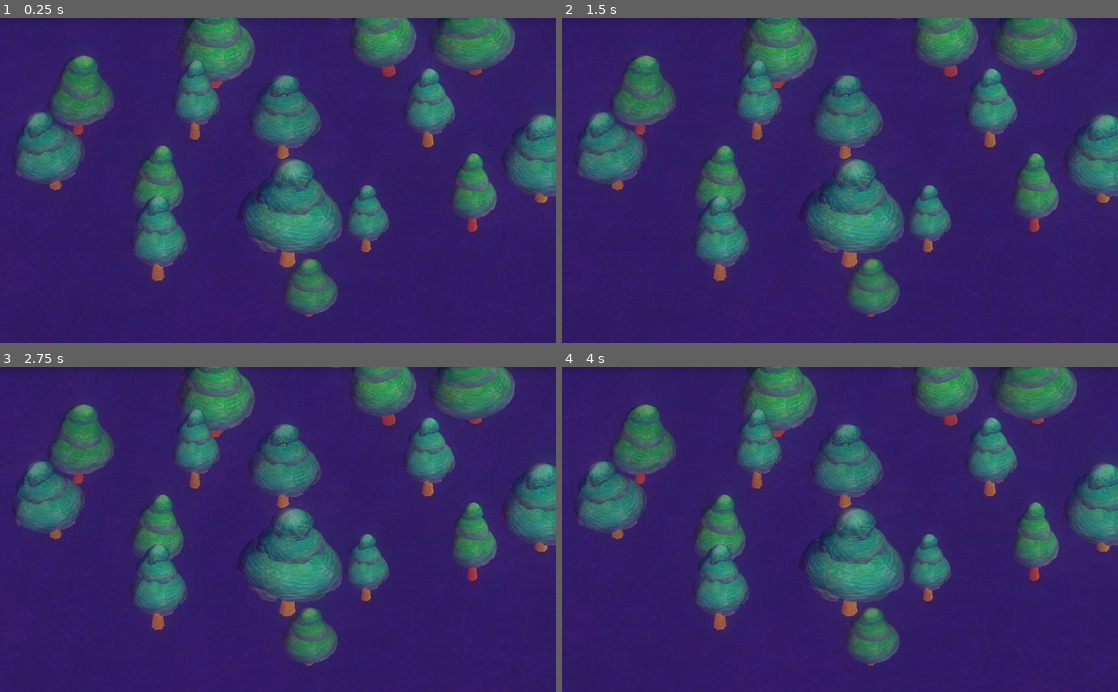
Above: before the commit, frames 1-4 (two rows, left to right).
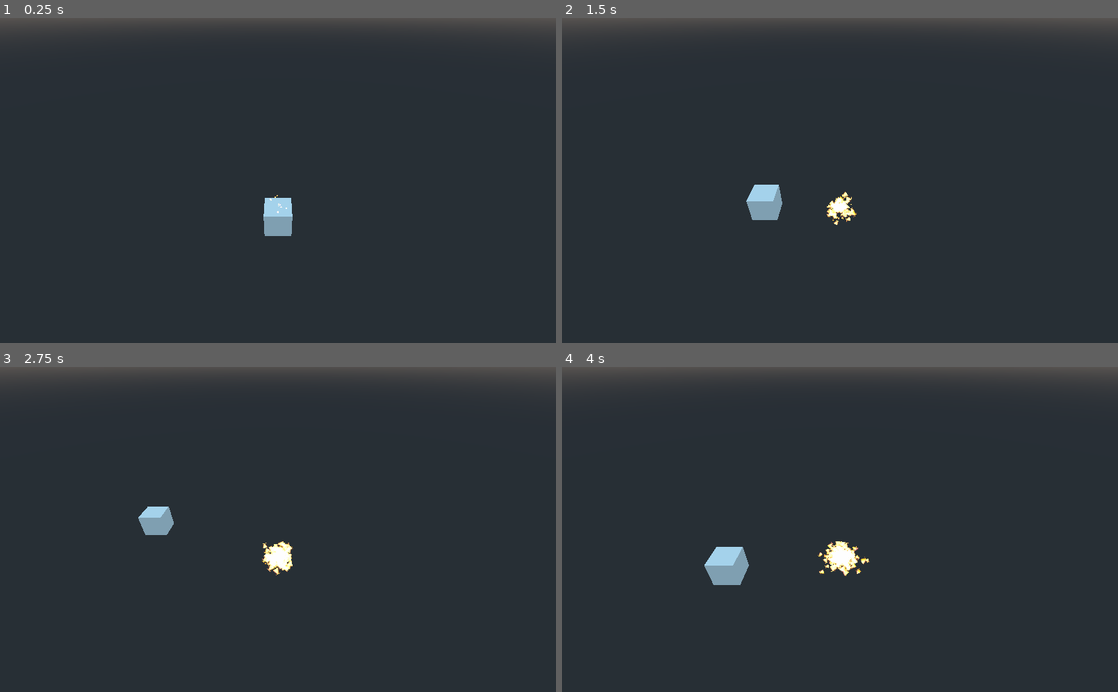
Above: after the commit, the same moments.

Repository: CROmartin/MiniJam70
Game: Godot game, scene res://Scenes-Martin/main.tscn
The game is run twice, just before and just after one commit, with the same random seed, the same clock (stepped at 60 frames per second) and the same inputs.
Inputs:
- Up to frame 1 (0.25 s): no input
- Up to frame 2 (1.5 s): tap Enter at 0.5 s; hold D (right, bound only after the commit) 0.53-1.28 s; hold S (down, bound only after the commit) from 1.28 s (still down)
- Up to frame 3 (2.75 s): release S (down, bound only after the commit) at 2.03 s; hold D (right, bound only after the commit) from 2.03 s (still down)
- Up to frame 4 (4 s): release D (right, bound only after the commit) at 2.78 s; hold W (up, bound only after the commit) 2.78-3.53 s; hold A (left, bound only after the commit) from 3.53 s (still down)

The runs differ from the first frame. In frame 1, 99% of the frame differs, in the area x 0-100%, y 0-100%; in frame 2, 99%; in frame 3, 99%; in frame 4, 99%.

Commit message:
Player movement and particle sheme

Diff:
--- /dev/null
+++ b/Scenes-Martin/Player.tscn
@@ -0,0 +1,70 @@
+[gd_scene load_steps=11 format=2]
+
+[ext_resource path="res://Scenes-Martin/triangle.png" type="Texture" id=1]
+[ext_resource path="res://Scenes-Martin/Scripts-Martin/Player.gd" type="Script" id=2]
+
+[sub_resource type="Curve" id=1]
+_data = [ Vector2( 0.0126582, 0.190909 ), 0.0, 0.0, 0, 0, Vector2( 0.303797, 0.845455 ), 0.0, 0.0, 0, 0, Vector2( 0.772152, 0.5 ), 0.0, 0.0, 0, 0, Vector2( 1, 1 ), 0.0, 0.0, 0, 0 ]
+
+[sub_resource type="CurveTexture" id=2]
+curve = SubResource( 1 )
+
+[sub_resource type="Gradient" id=3]
+offsets = PoolRealArray( 0, 0.503704, 1 )
+colors = PoolColorArray( 0.596078, 0.305882, 0.00392157, 1, 0.776471, 0.290196, 0, 1, 1, 0.203922, 0.203922, 1 )
+
+[sub_resource type="GradientTexture" id=4]
+gradient = SubResource( 3 )
+
+[sub_resource type="ParticlesMaterial" id=5]
+trail_divisor = 10
+trail_color_modifier = SubResource( 4 )
+emission_shape = 1
+emission_sphere_radius = 1.0
+direction = Vector3( 0, 1, 0 )
+spread = 5.0
+gravity = Vector3( 0, 0, 0 )
+angular_velocity = 200.0
+angular_velocity_random = 1.0
+linear_accel = 0.2
+radial_accel = -80.0
+radial_accel_random = 1.0
+tangential_accel = 5.0
+tangential_accel_random = 1.0
+damping = 10.0
+damping_random = 1.0
+scale = 0.5
+scale_curve = SubResource( 2 )
+
+[sub_resource type="SpatialMaterial" id=6]
+flags_unshaded = true
+vertex_color_use_as_albedo = true
+params_blend_mode = 1
+params_billboard_mode = 3
+particles_anim_h_frames = 1
+particles_anim_v_frames = 1
+particles_anim_loop = false
+albedo_texture = ExtResource( 1 )
+
+[sub_resource type="QuadMesh" id=7]
+material = SubResource( 6 )
+
+[sub_resource type="BoxShape" id=8]
+
+[node name="Player" type="KinematicBody"]
+script = ExtResource( 2 )
+
+[node name="Particles" type="Particles" parent="."]
+transform = Transform( 1, 0, 0, 0, 1, 0, 0, 0, 1, 0, 0.850608, 0 )
+amount = 5000
+lifetime = 5.0
+process_material = SubResource( 5 )
+draw_pass_1 = SubResource( 7 )
+
+[node name="CollisionShape" type="CollisionShape" parent="."]
+transform = Transform( 1, 0, 0, 0, 1, 0, 0, 0, 1, 0, 0.980684, 0 )
+shape = SubResource( 8 )
+
+[node name="Camera" type="Camera" parent="."]
+transform = Transform( 1, 0, 0, 0, 0.806507, 0.591225, 0, -0.591225, 0.806507, 0, 12.5122, 12.4886 )
+current = true
--- /dev/null
+++ b/Scenes-Martin/Scripts-Martin/Player.gd
@@ -0,0 +1,33 @@
+extends KinematicBody
+
+var move_speed = 8;
+
+# Declare member variables here. Examples:
+# var a = 2
+# var b = "text"
+
+
+# Called when the node enters the scene tree for the first time.
+func _ready():
+	pass # Replace with function body.
+
+
+# Called every frame. 'delta' is the elapsed time since the previous frame.
+#func _process(delta):
+#	pass
+
+func _physics_process(delta):
+	var posToMove = Vector3(0,0,0);
+	if Input.is_action_pressed("up"):
+		posToMove.z = -1;
+		move_and_collide(posToMove * move_speed * delta);
+	if Input.is_action_pressed("down"):
+		posToMove.z = 1;
+		move_and_collide(posToMove * move_speed * delta);
+
+	if Input.is_action_pressed("right"):
+		posToMove.x = 1;
+		move_and_collide(posToMove * move_speed * delta);
+	if Input.is_action_pressed("left"):
+		posToMove.x = -1;
+		move_and_collide(posToMove * move_speed * delta);
--- a/Scenes-Martin/main.tscn
+++ b/Scenes-Martin/main.tscn
@@ -1,7 +1,13 @@
-[gd_scene load_steps=2 format=2]
+[gd_scene load_steps=3 format=2]
 
-[ext_resource path="res://Scenes-Jordan/TreeScene.tscn" type="PackedScene" id=1]
+[ext_resource path="res://Scenes-Martin/Player.tscn" type="PackedScene" id=1]
+
+[sub_resource type="CubeMesh" id=1]
 
 [node name="main" type="Spatial"]
 
-[node name="Spatial" parent="." instance=ExtResource( 1 )]
+[node name="Player" parent="." instance=ExtResource( 1 )]
+
+[node name="MeshInstance" type="MeshInstance" parent="."]
+mesh = SubResource( 1 )
+material/0 = null
--- a/project.godot
+++ b/project.godot
@@ -19,6 +19,33 @@
 run/main_scene="res://Scenes-Martin/main.tscn"
 config/icon="res://icon.png"
 
+[input]
+
+up={
+"deadzone": 0.5,
+"events": [ Object(InputEventKey,"resource_local_to_scene":false,"resource_name":"","device":0,"alt":false,"shift":false,"control":false,"meta":false,"command":false,"pressed":false,"scancode":87,"unicode":0,"echo":false,"script":null)
+, Object(InputEventKey,"resource_local_to_scene":false,"resource_name":"","device":0,"alt":false,"shift":false,"control":false,"meta":false,"command":false,"pressed":false,"scancode":16777232,"unicode":0,"echo":false,"script":null)
+ ]
+}
+down={
+"deadzone": 0.5,
+"events": [ Object(InputEventKey,"resource_local_to_scene":false,"resource_name":"","device":0,"alt":false,"shift":false,"control":false,"meta":false,"command":false,"pressed":false,"scancode":83,"unicode":0,"echo":false,"script":null)
+, Object(InputEventKey,"resource_local_to_scene":false,"resource_name":"","device":0,"alt":false,"shift":false,"control":false,"meta":false,"command":false,"pressed":false,"scancode":16777234,"unicode":0,"echo":false,"script":null)
+ ]
+}
+left={
+"deadzone": 0.5,
+"events": [ Object(InputEventKey,"resource_local_to_scene":false,"resource_name":"","device":0,"alt":false,"shift":false,"control":false,"meta":false,"command":false,"pressed":false,"scancode":65,"unicode":0,"echo":false,"script":null)
+, Object(InputEventKey,"resource_local_to_scene":false,"resource_name":"","device":0,"alt":false,"shift":false,"control":false,"meta":false,"command":false,"pressed":false,"scancode":16777231,"unicode":0,"echo":false,"script":null)
+ ]
+}
+right={
+"deadzone": 0.5,
+"events": [ Object(InputEventKey,"resource_local_to_scene":false,"resource_name":"","device":0,"alt":false,"shift":false,"control":false,"meta":false,"command":false,"pressed":false,"scancode":68,"unicode":0,"echo":false,"script":null)
+, Object(InputEventKey,"resource_local_to_scene":false,"resource_name":"","device":0,"alt":false,"shift":false,"control":false,"meta":false,"command":false,"pressed":false,"scancode":16777233,"unicode":0,"echo":false,"script":null)
+ ]
+}
+
 [rendering]
 
 environment/default_environment="res://default_env.tres"
Binary file added: Scenes-Martin/triangle.png
Not shown, added: Scenes-Martin/triangle.png.import
Binary file removed: Scenes-Martin/trinagle.png
Not shown, removed: Scenes-Martin/trinagle.png.import
